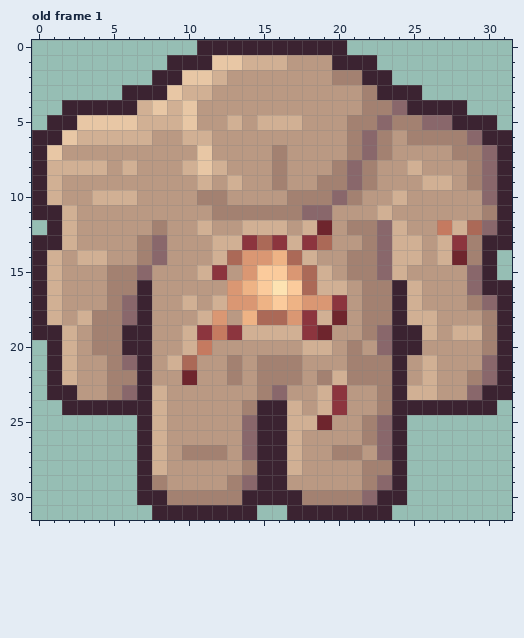
Pixel-art file -- assets/aseprite/player.aseprite. Above, as it was before the edit.
32x32 pixels, 1 frame. Shown: old frame 1. The commit also changed other frames, which this record leaves out.
And afterwards:
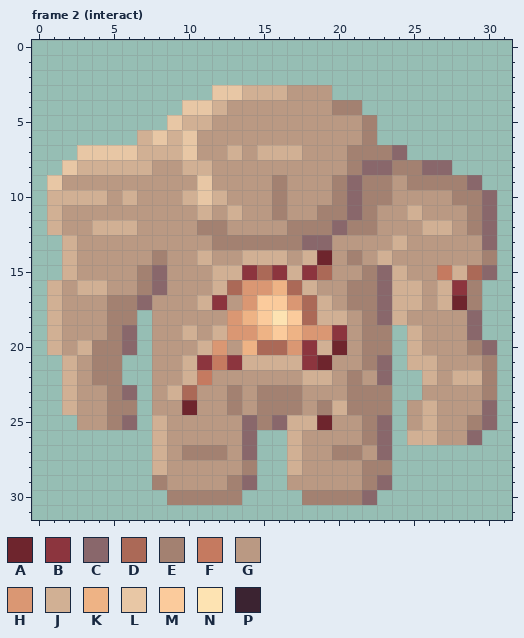
Palette (. is transparent): A #6e252d  B #8c353e  C #89676b  D #ab6957  E #a38171  F #c57a60  G #ba9983  H #da9773  J #d1b094  K #eeb385  L #e8c7a5  M #fbcb9c  N #fde3b2  P #3b2331
A new or re-ordered frame is compared with the old frame closest to it.
Commit: Add basic player animations
The edit:
frames 1 -> 19
layer "legs" added
layer "torso" added
layer "arms" added
layer "head" added
layer "Layer 1" removed
Changed rows in their new state; - is an unchanged pixel.
Frame 2 (interact) is new; against old frame 1:
first column x 0:
 0 -----------..........-----------
 1 ---------..............---------
 2 --------................--------
 3 ------......LLJJJ---......------
 4 --........-LJ-------EE.......---
 5 -........LJJ-G-GGG---G-........-
 6 .......-LJLG---------GE.........
 7 ...LLLLJJJLG-J-JJJ----E-C.......
 8 ..L--J-J---JG---G---GECCEECC....
 9 .L---------L-G-----G---E-EEEEC..
10 .-JJ-G----JLJ---EGGGECEEG---EE-.
11 .JG--------JGJGG-GGEECEG-J---EC.
12 -JG-JJJ-G--EE-GGGEEEC--GG-JJGE-.
13 ..-----GG---EEEEEECC--GG-G-GGGC.
14 ..JGG--GE--JGGJJJG-A--GJGG-GGGE-
15 ..J--GGEC--GJJBDBJBD-G-----FJDC-
16 .--JJGGEC---JDHHKDJGGE-CJ--JBE..
17 .-----EC--GJBG-M-HDJGE-CJ--JA-..
18 .--GG-E.---GGH-MNMD-J--CJGG--C..
19 .JG-G-C.---GJHHKMKHHB--E.JG-GC..
20 -JGJ--C.--GJH-KDDHB-AGEE.J---EC.
21 -.--E-..-GJBFBJJJJBA-G-C.J----E.
22 -.--E-..--JF-G-GGGJJG-GC..--JJE.
23 -.J----.GJD--E--EE-GGEE-..G--GE.
24 --JGGEE.G-A--EGEEE-EJEE-.GJGGGC-
25 ---GGEC.-------EC-------.GJGGEC-
26 -------.-------..-------.JJGGC--
27 -------.-------..-------.-------
28 -------.-------..-------.-------
29 -------.-------..-------.-------
30 -------..-----....-----..-------
31 --------.......--.......--------
